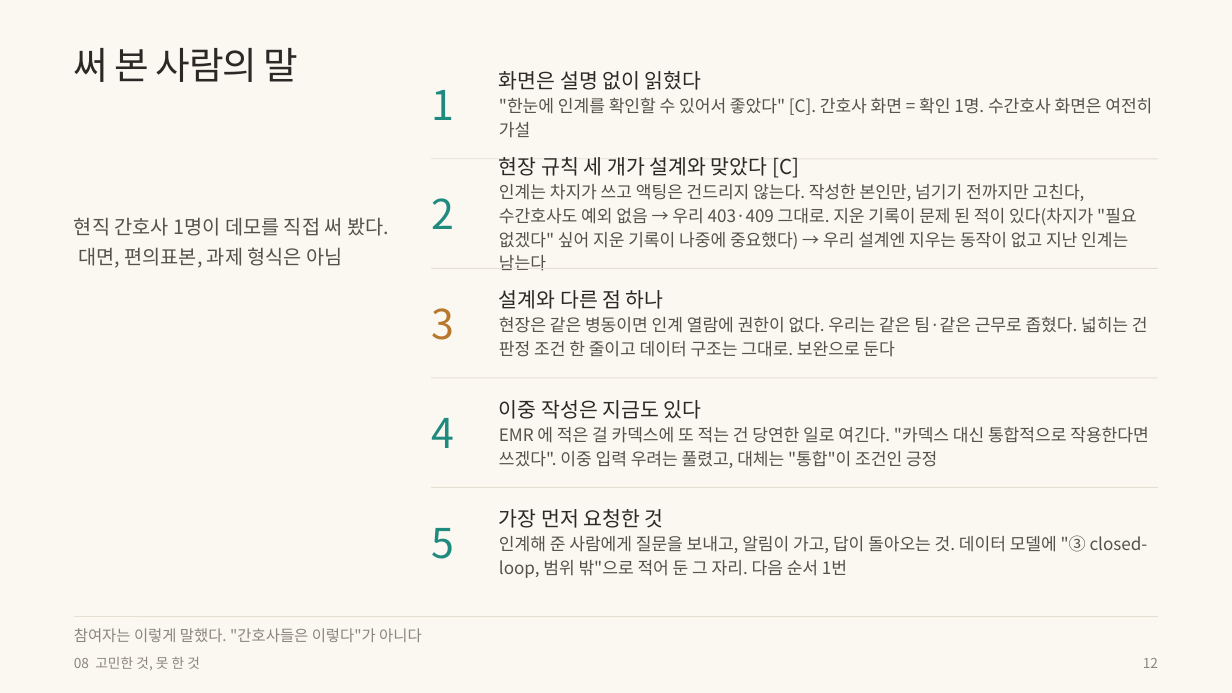
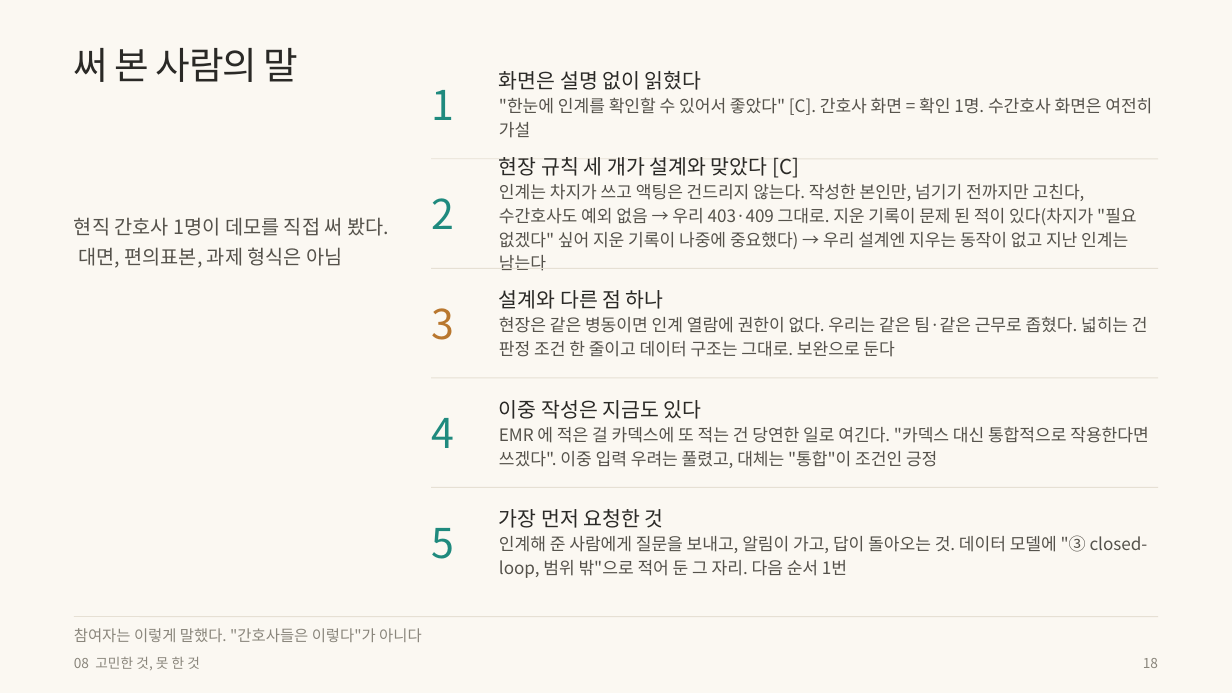
Before and after one commit to wodnjs2020136144/skala-webservice-mini, a slide deck: slide 18 of deliverables/10반_황재원_너와나의인계고리-발표용.pptx (slide 12 before the commit). Drawn at 1232x693 pixels with LibreOffice and Linux fonts; fonts in the diff are those of the drawing. Boxes give left, top, right and bottom in pixels: in the first picture for what was removed or moved away, otherwise in the second. Text is boxed around its words. In the diff, an @@ line names an element or a change of style, - is before the commit and + after.

```diff
--- a/deliverables/10반_황재원_너와나의인계고리-발표용.pptx
+++ b/deliverables/10반_황재원_너와나의인계고리-발표용.pptx
@@ text at [1143, 658, 1158, 668]: text changed @@
-12
+18
```
Also in this commit, not shown: 8 other slides changed, 6 slides added, 6 other files.
